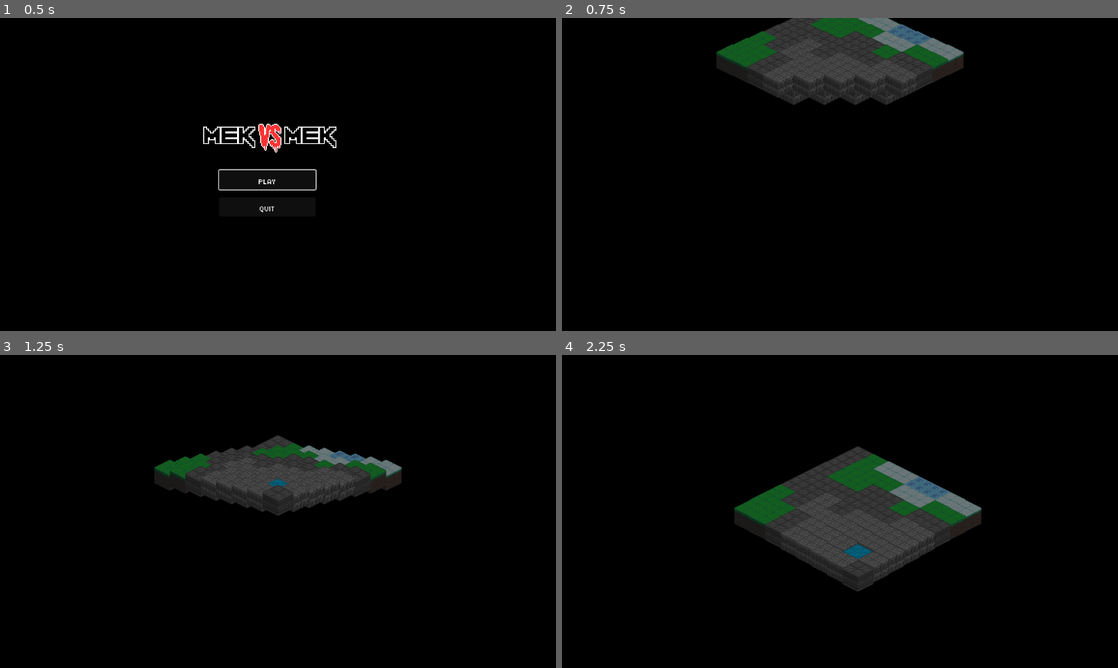
Above: before the commit, frames 1-4 (two rows, left to right).
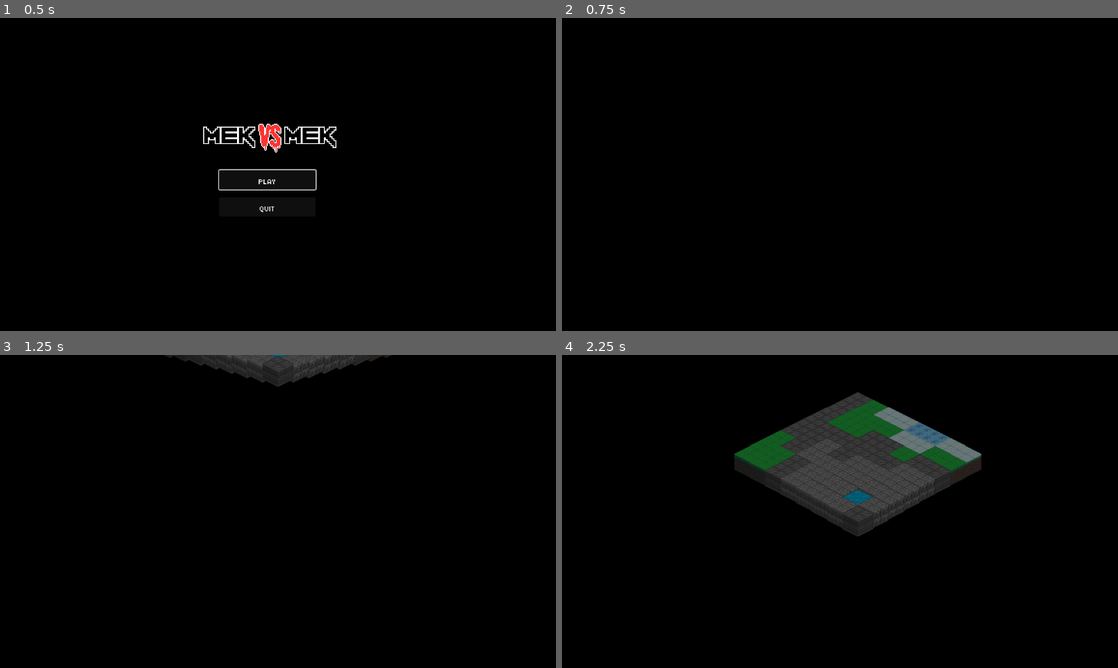
Above: after the commit, the same moments.

Repository: Tekknobot/Terrain
Game: Godot game, scene res://Scenes/TitleScreen.tscn
Two runs of this game, one before a commit and one after it. Both use one fixed random seed, a clock stepped at 60 frames per second and the inputs below. Sound files missing from this copy of the repository are replaced by a short silence.
Inputs (mouse positions are in pixels of both pictures, inside the frame that each line leads up to):
- Up to frame 1 (0.5 s): no input
- Up to frame 2 (0.75 s): click "PLAY" at 0.5 s
- Up to frame 3 (1.25 s): no input
- Up to frame 4 (2.25 s): tap Enter (ui_accept) at 1.25, 1.52 s; move the mouse to (962, 495) at 1.27 s; click (962, 495) at 1.42 s; drag from (728, 527) to (856, 552) at 2.02 s

Frame 1 is identical in both runs. In frame 2, 9.0% of the frame differs, in the area x 27-73%, y 0-28%; in frame 3, 8.6%; in frame 4, 16%, in the area x 31-76%, y 12-76%.

Commit message:
Map spawn adjustments.

Diff:
--- a/Scripts/TileMap.gd
+++ b/Scripts/TileMap.gd
@@ -295,13 +295,13 @@
 	# 3) Spawn a Sprite2D three tiles above its final spot
 	var sprite = Sprite2D.new()
 	sprite.texture = tile_textures[tile_id]
-	sprite.position = local_center + Vector2(0, -Vector2(32, 32).y * 8)
+	sprite.position = local_center + Vector2(0, -Vector2(32, 32).y * 16)
 	sprite.modulate = Color(0.5, 0.5, 0.5)
 	get_tree().get_root().add_child(sprite)
 
 	# 4) Tween it down with a bounce‐out ease over 2 seconds
 	var tween = create_tween()
-	tween.tween_property(sprite, "position", local_center, 2) \
+	tween.tween_property(sprite, "position", local_center, 3) \
 		 .set_trans(Tween.TRANS_BOUNCE) \
 		 .set_ease(Tween.EASE_OUT)
 
@@ -475,7 +475,7 @@
 		GameState.stored_structure_data = export_structure_data()
 		broadcast_game_state()
 
-	await get_tree().create_timer(2).timeout
+	await get_tree().create_timer(3).timeout
 	fade_in_tilemap()
 
 # Helper comparator:
